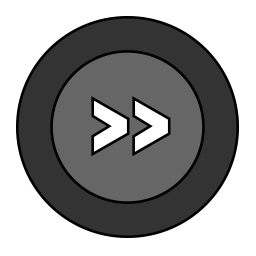
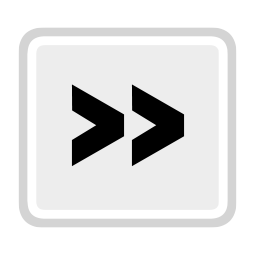
Layers edited between the first and the second 256x256 image:
painted on "Vector Smart Object" (1st of 2) over [left=16, top=16, right=239, bottom=238]
added layer "Vector Smart Object" (2nd of 2) over [left=18, top=27, right=237, bottom=228]
